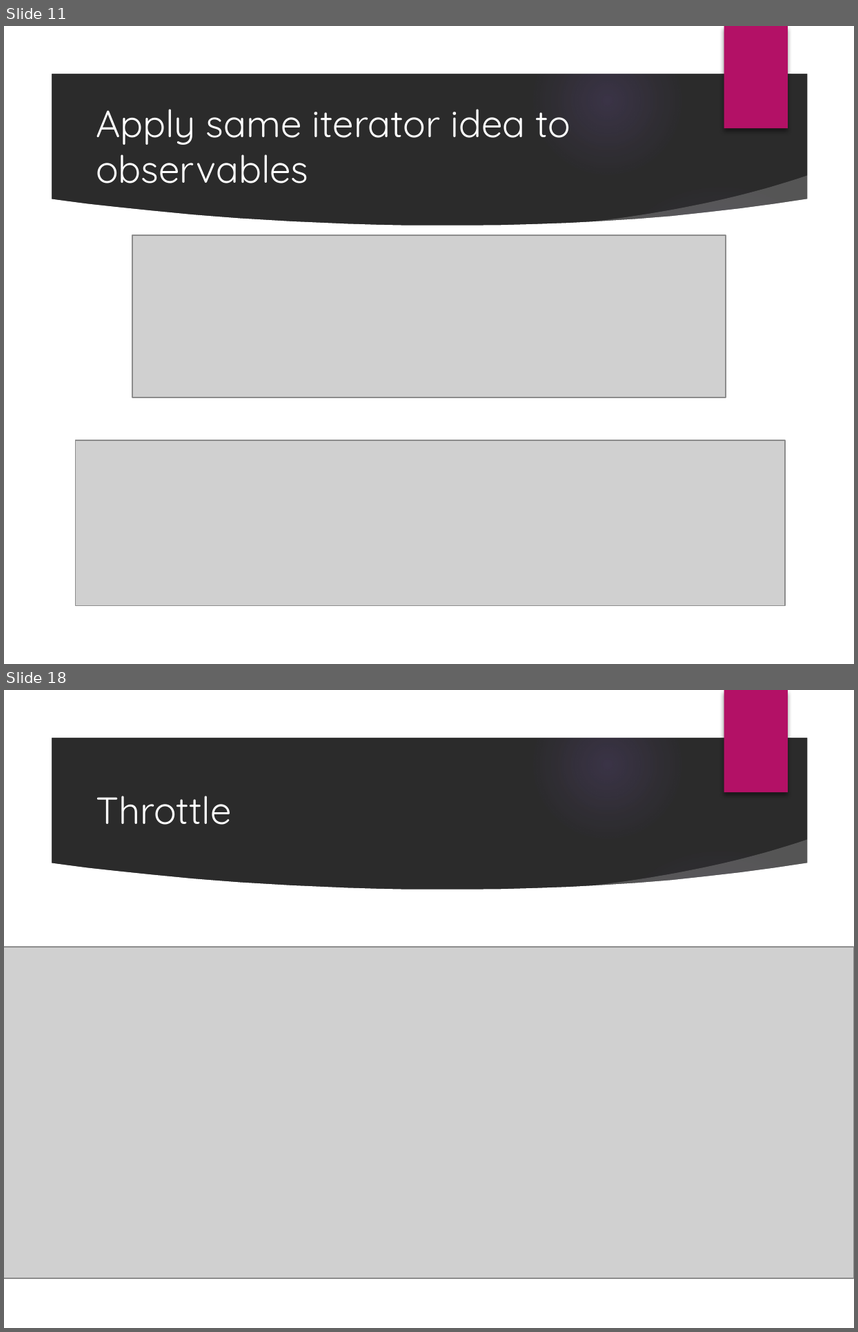
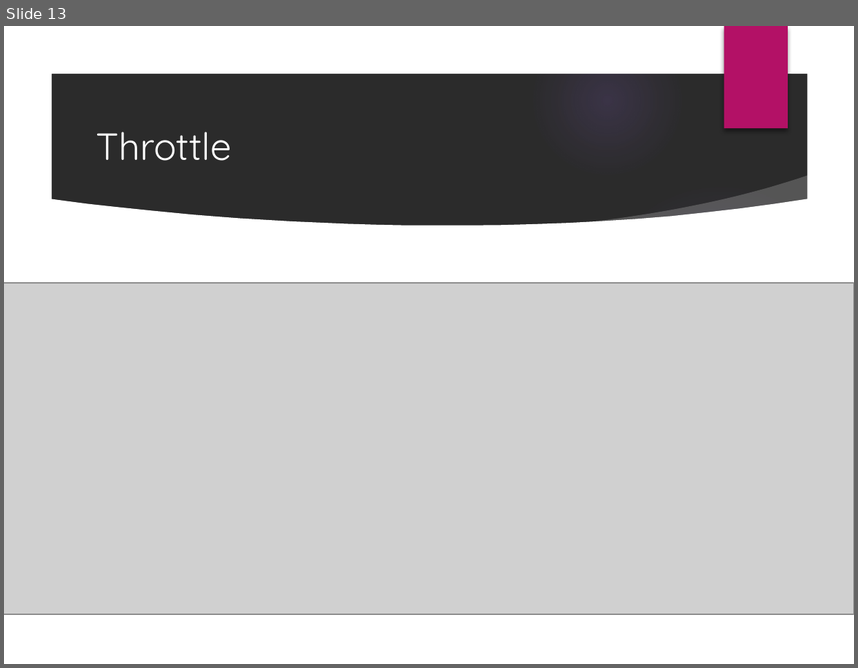
Before and after one commit to PureWeen/DevDays_20171116, a slide deck: DenverDevDays20171116.pptx. Shown one above the other, each under a label of ours: slides 11 and 18 before the commit, slide 13 after it; the slides between them are not shown. The pictures are 858x1332 and 858x668 pixels, drawn with LibreOffice and Linux fonts; fonts in the diff are those of the drawing; grey boxes stand for pictures; background and template pictures are left out; a plain dark background stands for a picture behind light text. Boxes give left, top, right and bottom in pixels: in the first picture for what was removed or moved away, otherwise in the second. Text is boxed around its words. In the diff, an @@ line names an element or a change of style, - is before the commit and + after.

```diff
--- a/DenverDevDays20171116.pptx
+++ b/DenverDevDays20171116.pptx
@@ slide 11 removed at box(4, 26, 854, 664), background picture (left out); not listed: 9 template elements that a slide beside it also shows @@
@@ title removed at box(96, 109, 571, 183) @@
-Apply same iterator idea to observables
@@ picture removed at box(132, 236, 726, 398) @@
@@ picture removed at box(75, 440, 785, 605) @@
@@ what was slide 18 is now slide 13 @@
```
Also in this commit, not shown: 10 slides changed, 3 slides added, 9 other slides removed, 3 other files.
